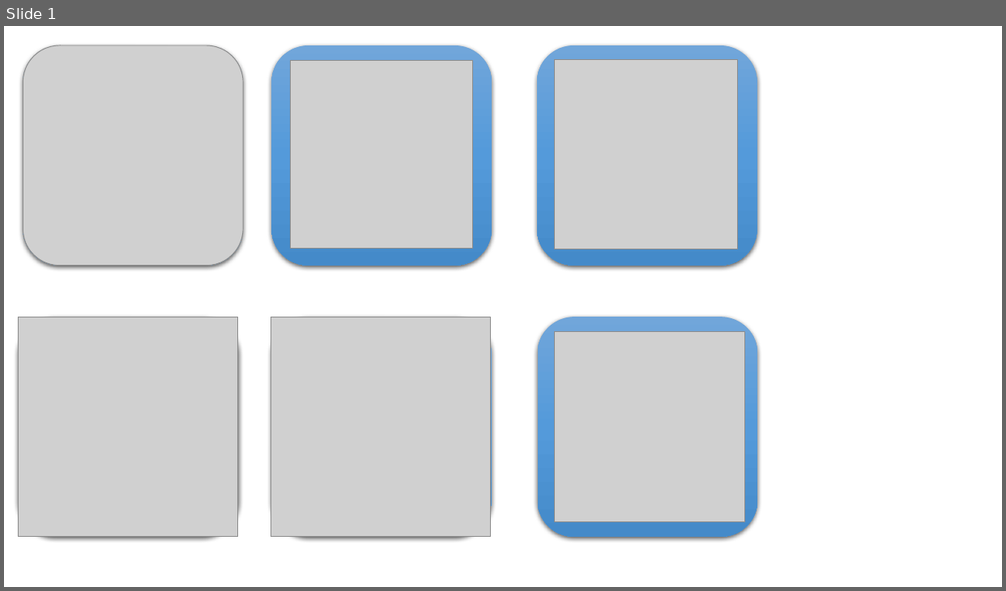
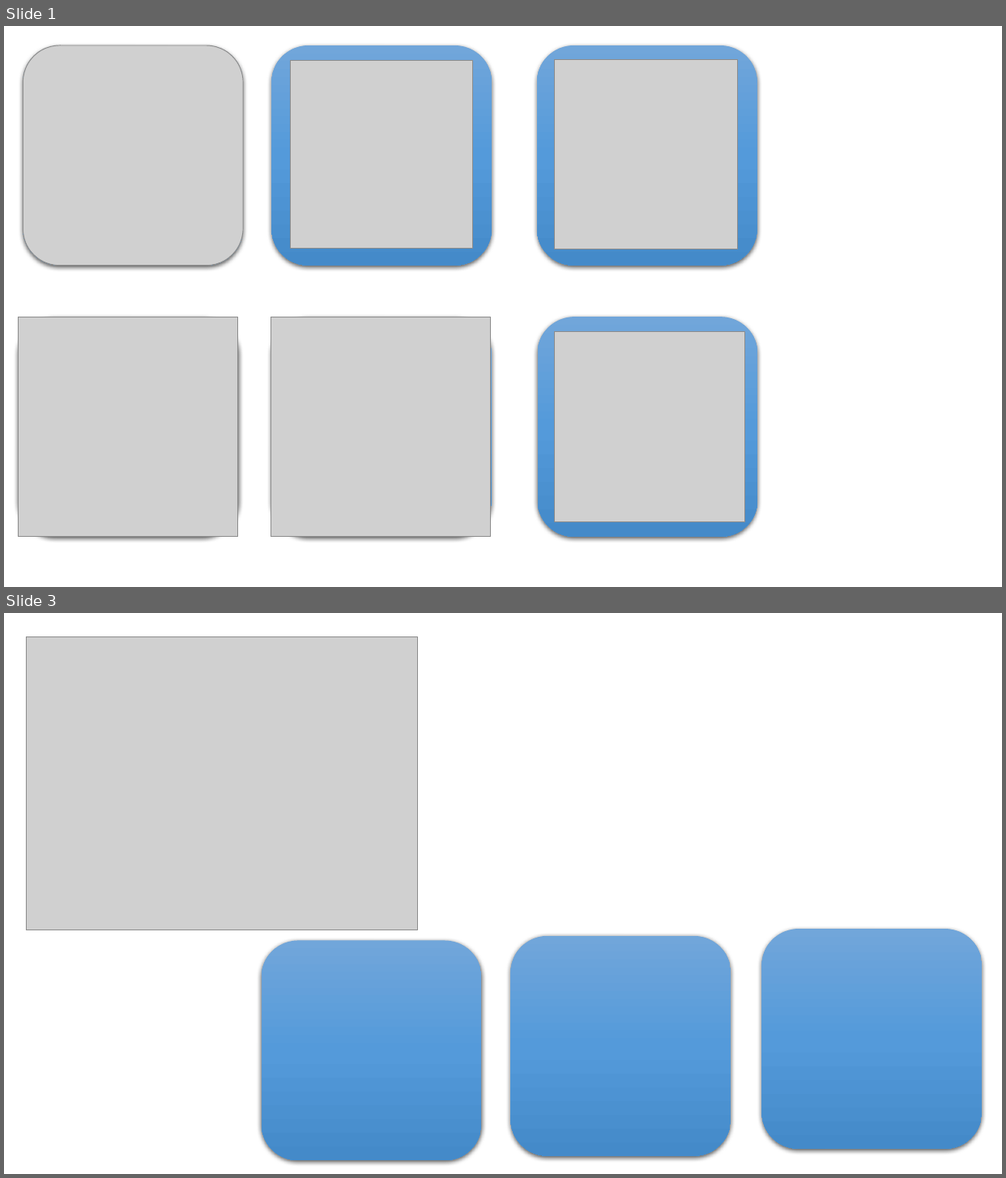
Before and after one commit to AngryBirdTeam/SkillMatrix, a slide deck: 03_DOCUMENTS/Icons.pptx. Shown one above the other, each under a label of ours: slide 1 before the commit, slides 1 and 3 after it; the slides between them are not shown. The pictures are 1006x591 and 1006x1178 pixels, drawn with LibreOffice and Linux fonts; fonts in the diff are those of the drawing; grey boxes stand for pictures. Boxes give left, top, right and bottom in pixels: in the first picture for what was removed or moved away, otherwise in the second. Text is boxed around its words. In the diff, an @@ line names an element or a change of style, - is before the commit and + after.

```diff
--- a/03_DOCUMENTS/Icons.pptx
+++ b/03_DOCUMENTS/Icons.pptx
@@ slide 3 added at [4, 613, 1002, 1174], background #FFFFFF @@
@@ picture added at [26, 637, 417, 931] @@
@@ rounded rectangle added at [262, 941, 482, 1161], fill gradient #71A6DB to #559BDB to #448ACA @@
@@ rounded rectangle added at [511, 936, 731, 1157], fill gradient #71A6DB to #559BDB to #448ACA @@
@@ rounded rectangle added at [761, 929, 982, 1149], fill gradient #71A6DB to #559BDB to #448ACA @@
```
Also in this commit, not shown: 1 slide changed, 2 other slides added.
